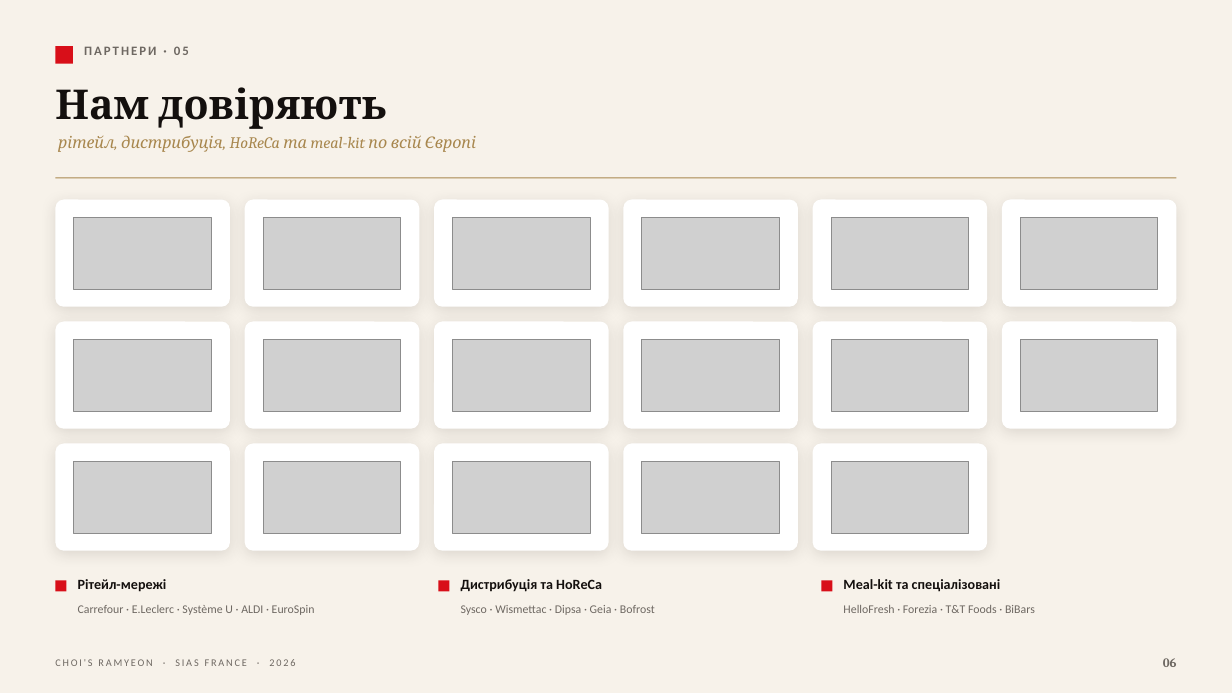
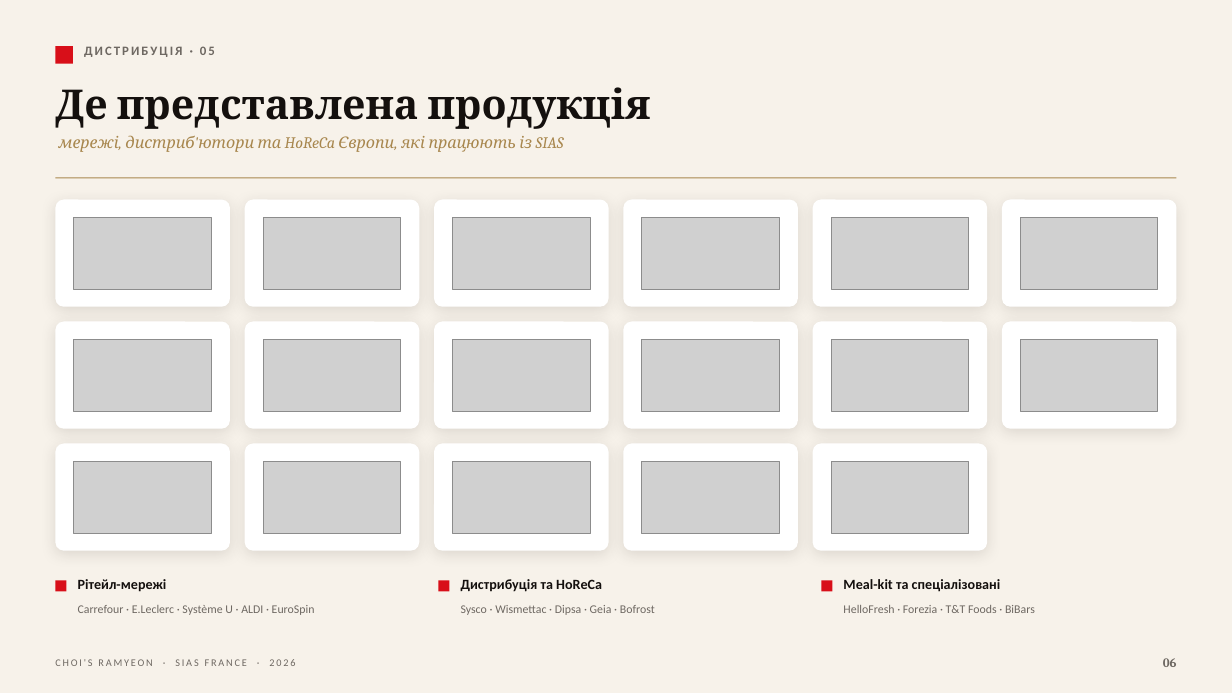
Before and after one commit to IllyaChaplygin/Chaplygin-Illya, a slide deck: slide 6 of sias_deck/SIAS_France_Presentation.pptx. Drawn at 1232x693 pixels with LibreOffice and Linux fonts; fonts in the diff are those of the drawing; grey boxes stand for pictures. Boxes give left, top, right and bottom in pixels: in the first picture for what was removed or moved away, otherwise in the second. Text is boxed around its words. In the diff, an @@ line names an element or a change of style, - is before the commit and + after.

```diff
--- a/sias_deck/SIAS_France_Presentation.pptx
+++ b/sias_deck/SIAS_France_Presentation.pptx
@@ text at bbox=[84, 46, 215, 57]: text changed @@
-ПАРТНЕРИ · 05
+ДИСТРИБУЦІЯ · 05
@@ text at bbox=[55, 87, 651, 129]: text changed @@
-Нам довіряють
+Де представлена продукція
@@ text at bbox=[58, 135, 564, 152]: text changed @@
-рітейл, дистрибуція, HoReCa та meal-kit по всій Європі
+мережі, дистриб'ютори та HoReCa Європи, які працюють із SIAS
```
Also in this commit, not shown: 1 other slide changed, 2 other files.
